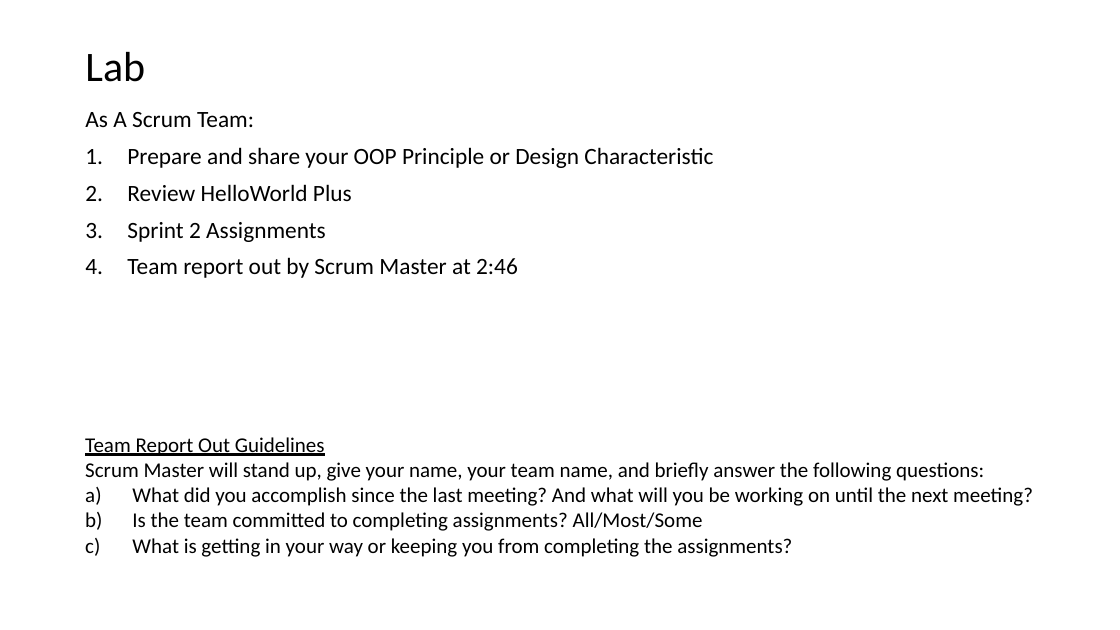
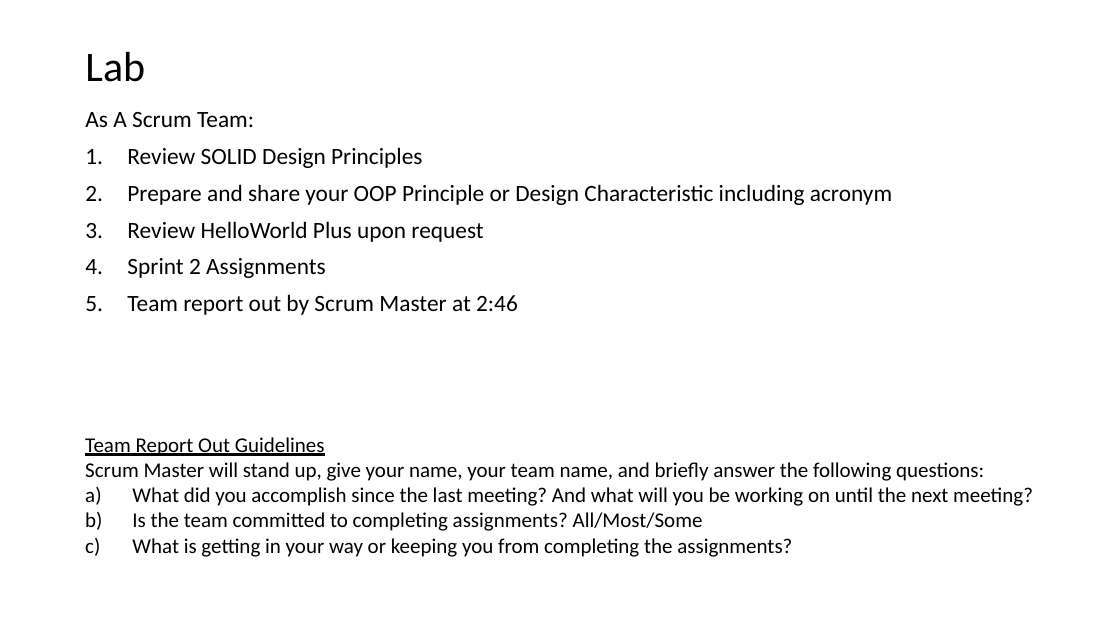
Before and after one commit to EricJPogue/CPSC-24500, a slide deck: slide 13 of lecture-slides/2019-09-18-oop.pptx. Drawn at 1120x630 pixels with LibreOffice and Linux fonts; fonts in the diff are those of the drawing. Boxes give left, top, right and bottom in pixels: in the first picture for what was removed or moved away, otherwise in the second. Text is boxed around its words. In the diff, an @@ line names an element or a change of style, - is before the commit and + after.

Commit message:
UPdate file.

```diff
--- a/lecture-slides/2019-09-18-oop.pptx
+++ b/lecture-slides/2019-09-18-oop.pptx
@@ text at [127,147,892,242]: text changed @@
-1. Prepare and share your OOP Principle or Design Characteristic
-2. Review HelloWorld Plus
+1. Review SOLID Design Principles
+2. Prepare and share your OOP Principle or Design Characteristic including acronym
+3. Review HelloWorld Plus upon request
```
Also in this commit, not shown: 2 other slides changed, 1 slide added.
